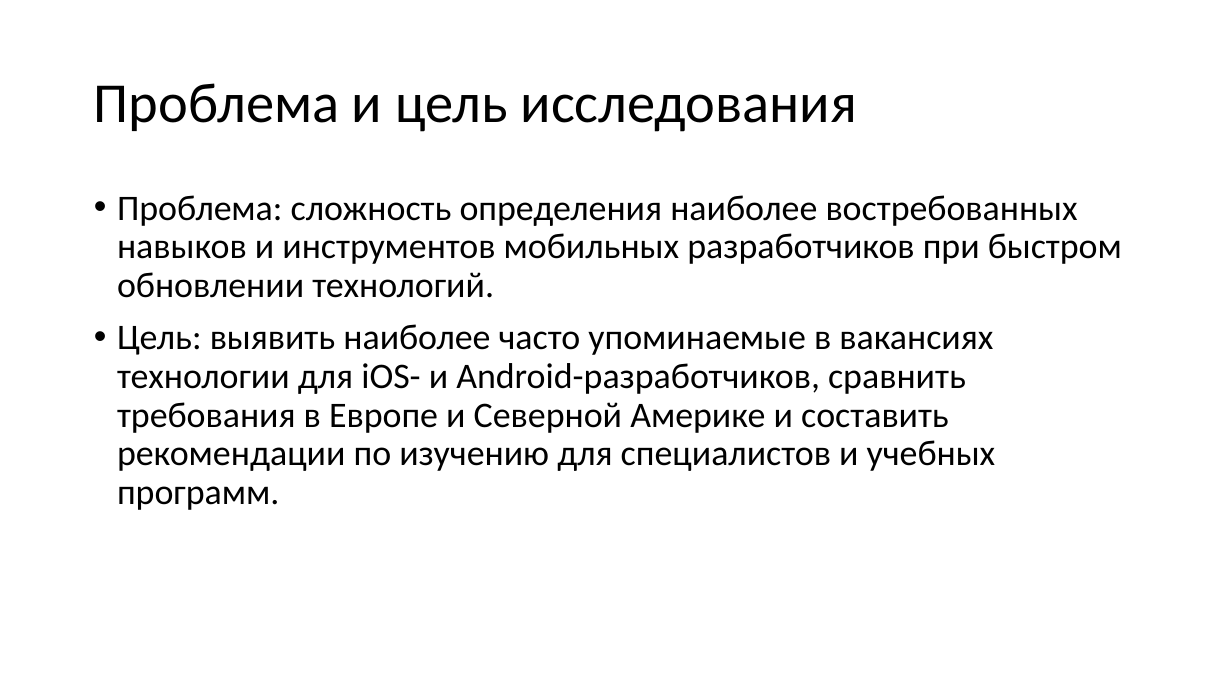
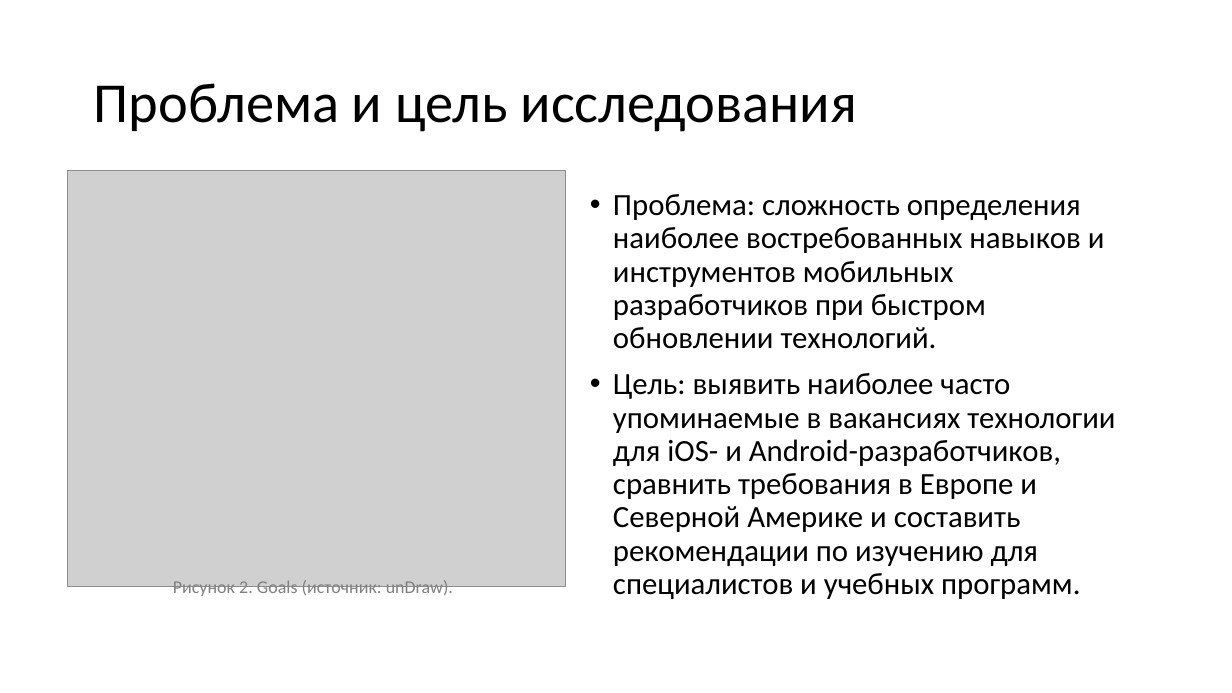
Before and after one commit to S0la1re/Research-work-new, a slide deck: slide 3 of Presentations of Bachelor's theses.pptx. Drawn at 1232x693 pixels with LibreOffice and Linux fonts; fonts in the diff are those of the drawing; grey boxes stand for pictures. Boxes give left, top, right and bottom in pixels: in the first picture for what was removed or moved away, otherwise in the second. Text is boxed around its words. In the diff, an @@ line names an element or a change of style, - is before the commit and + after.

```diff
--- a/Presentations of Bachelor's theses.pptx
+++ b/Presentations of Bachelor's theses.pptx
@@ picture added at box(67, 171, 566, 586) @@
@@ text "Проблема: сложность определения наиболее востребованных ...": place and size @@
-text "Проблема: сложность определения наиболее востребованных ..." at box(117, 195, 1122, 510)
+text "Проблема: сложность определения наиболее востребованных ..." at box(613, 194, 1115, 599)
@@ text "Проблема: сложность определения наиболее востребованных ..." at box(613, 194, 1115, 599): size 28 to 24 pt @@
@@ text added at box(173, 580, 453, 598), 14 pt, text #808080 @@
+Рисунок 2. Goals (источник: unDraw).
```
Also in this commit, not shown: 7 other slides changed, 1 slide added, 1 slide removed.
